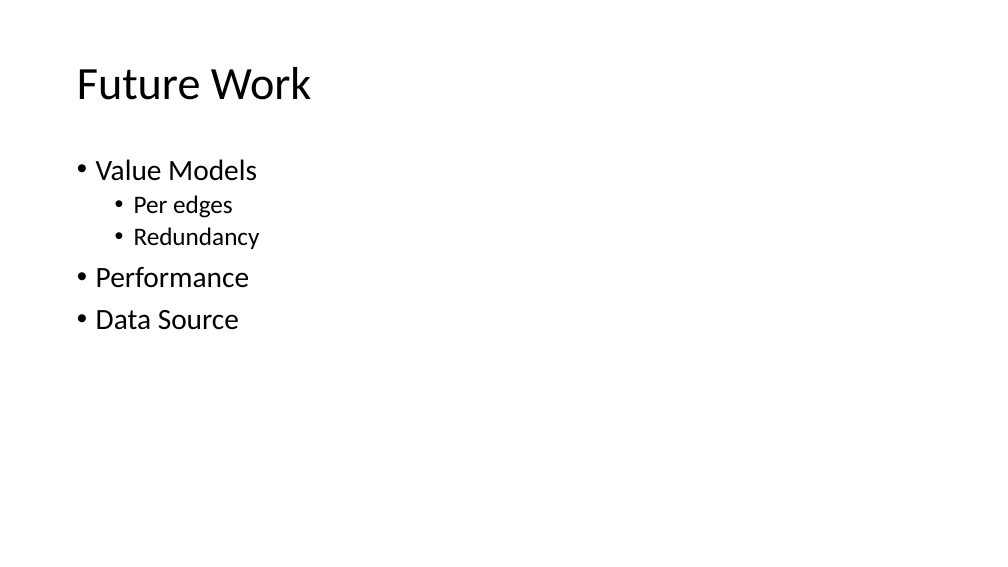
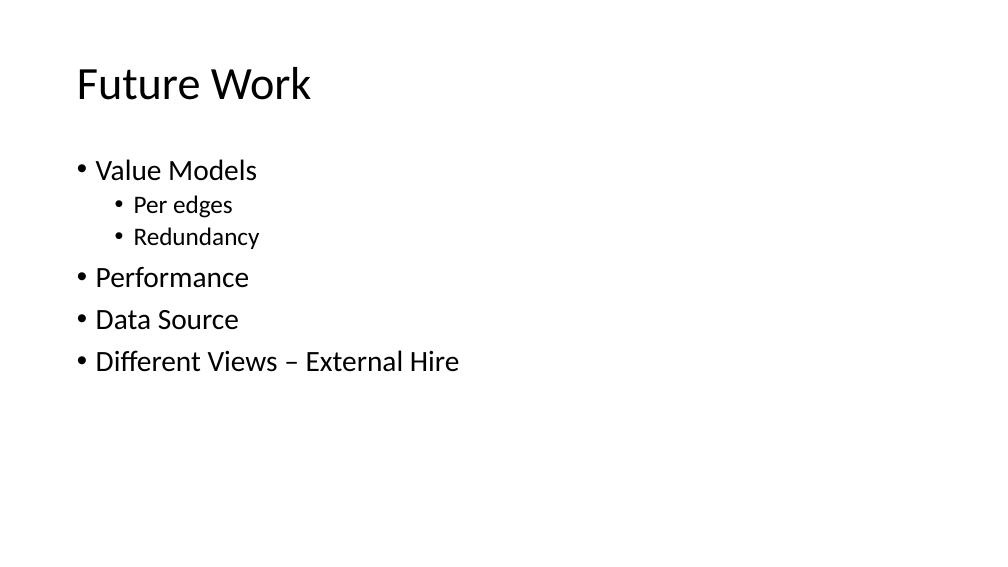
Before and after one commit to robbarwell123/COMP5209, a slide deck: slide 7 of Presentation/DSOCPresentation.pptx. Drawn at 1008x567 pixels with LibreOffice and Linux fonts; fonts in the diff are those of the drawing. Boxes give left, top, right and bottom in pixels: in the first picture for what was removed or moved away, otherwise in the second. Text is boxed around its words. In the diff, an @@ line names an element or a change of style, - is before the commit and + after.

```diff
--- a/Presentation/DSOCPresentation.pptx
+++ b/Presentation/DSOCPresentation.pptx
@@ text at bbox=[96, 350, 460, 372]: paragraph added @@
+• Different Views – External Hire
```
Also in this commit, not shown: 2 other slides changed, 1 other file.
